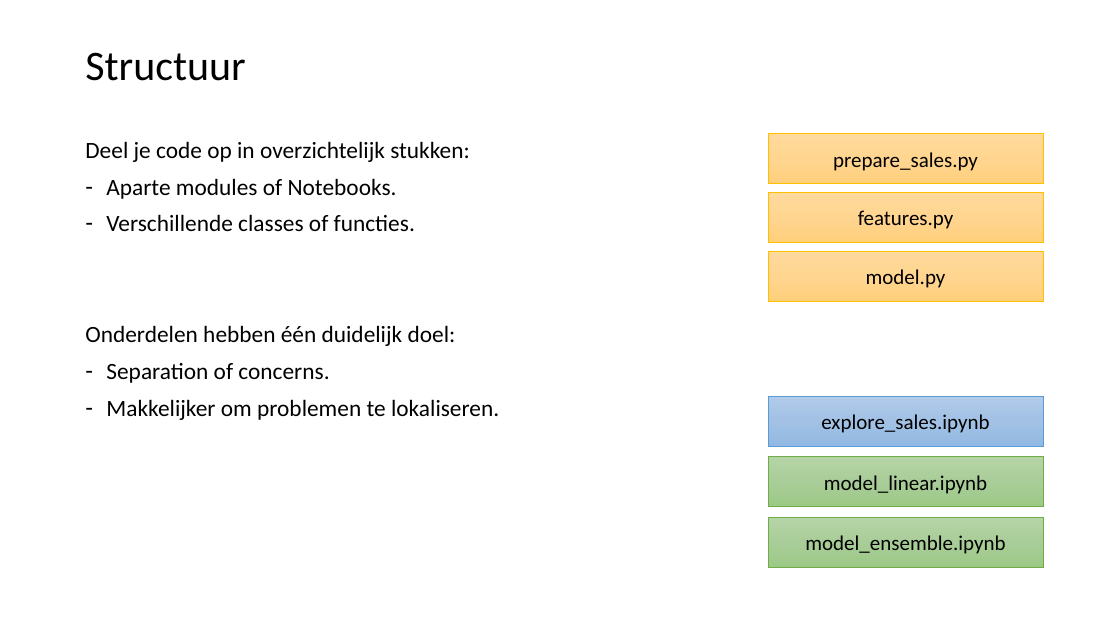
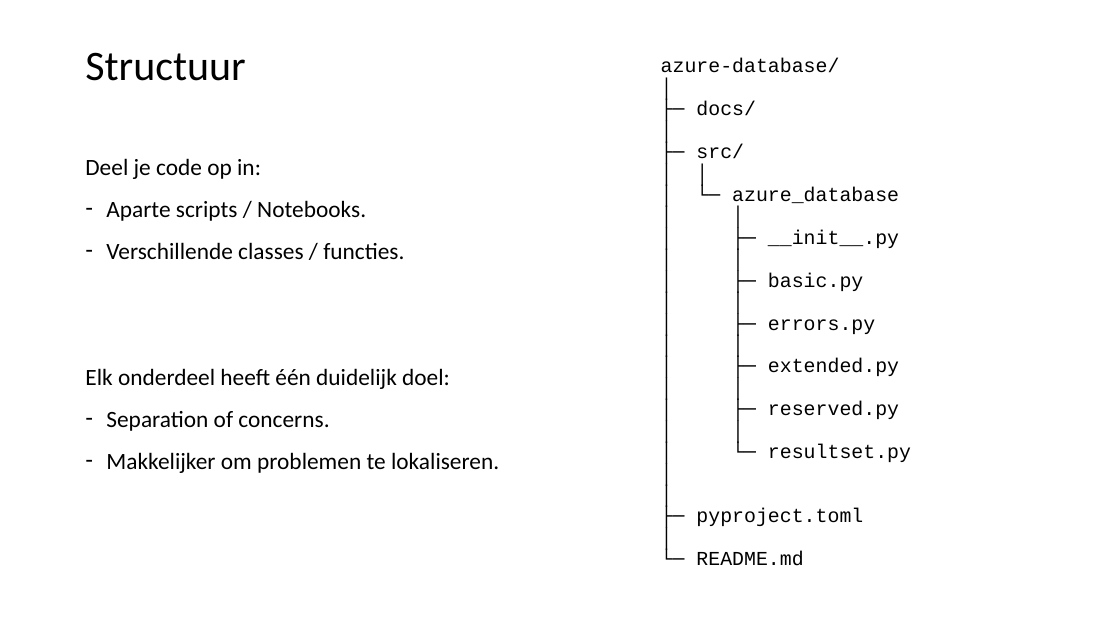
Before and after one commit to LFKoning/knowledge-sharing, a slide deck: slide 11 of python_trainees/2_production_code/python_traineeship_2.pptx (slide 12 before the commit). Drawn at 1120x630 pixels with LibreOffice and Linux fonts; fonts in the diff are those of the drawing. Boxes give left, top, right and bottom in pixels: in the first picture for what was removed or moved away, otherwise in the second. Text is boxed around its words. In the diff, an @@ line names an element or a change of style, - is before the commit and + after.

```diff
--- a/python_trainees/2_production_code/python_traineeship_2.pptx
+++ b/python_trainees/2_production_code/python_traineeship_2.pptx
@@ text added at (661, 58, 911, 566), 17 pt, text #000000 @@
+azure-database/
+│
+├─ docs/
+│
+├─ src/
+│ │
+│ └─ azure_database
+│ │
+│ ├─ __init__.py
+│ │
+│ ├─ basic.py
+│ │
+│ ├─ errors.py
+│ │
+│ ├─ extended.py
+│ │
+│ ├─ reserved.py
+│ │
+│ └─ resultset.py
+│
+│
+├─ pyproject.toml
+│
+└─ README.md
@@ rectangle removed at (769, 134, 1044, 184) @@
-prepare_sales.py
@@ text at (85, 158, 450, 389): text changed @@
-Deel je code op in overzichtelijk stukken:
-– Aparte modules of Notebooks.
-– Verschillende classes of functies.
-Onderdelen hebben één duidelijk doel:
+Deel je code op in:
+– Aparte scripts / Notebooks.
+– Verschillende classes / functies.
+Elk onderdeel heeft één duidelijk doel:
@@ rectangle removed at (769, 192, 1044, 242) @@
-features.py
@@ rectangle removed at (769, 251, 1044, 302) @@
-model.py
@@ text at (106, 411, 499, 473): line spacing 0.9 to 1.5; less space between paragraphs @@
@@ rectangle removed at (769, 396, 1044, 446) @@
-explore_sales.ipynb
@@ rectangle removed at (769, 457, 1044, 507) @@
-model_linear.ipynb
@@ rectangle removed at (769, 518, 1044, 568) @@
-model_ensemble.ipynb
```
Also in this commit, not shown: 15 other slides changed, 3 slides added, 4 slides removed, 9 other files.
